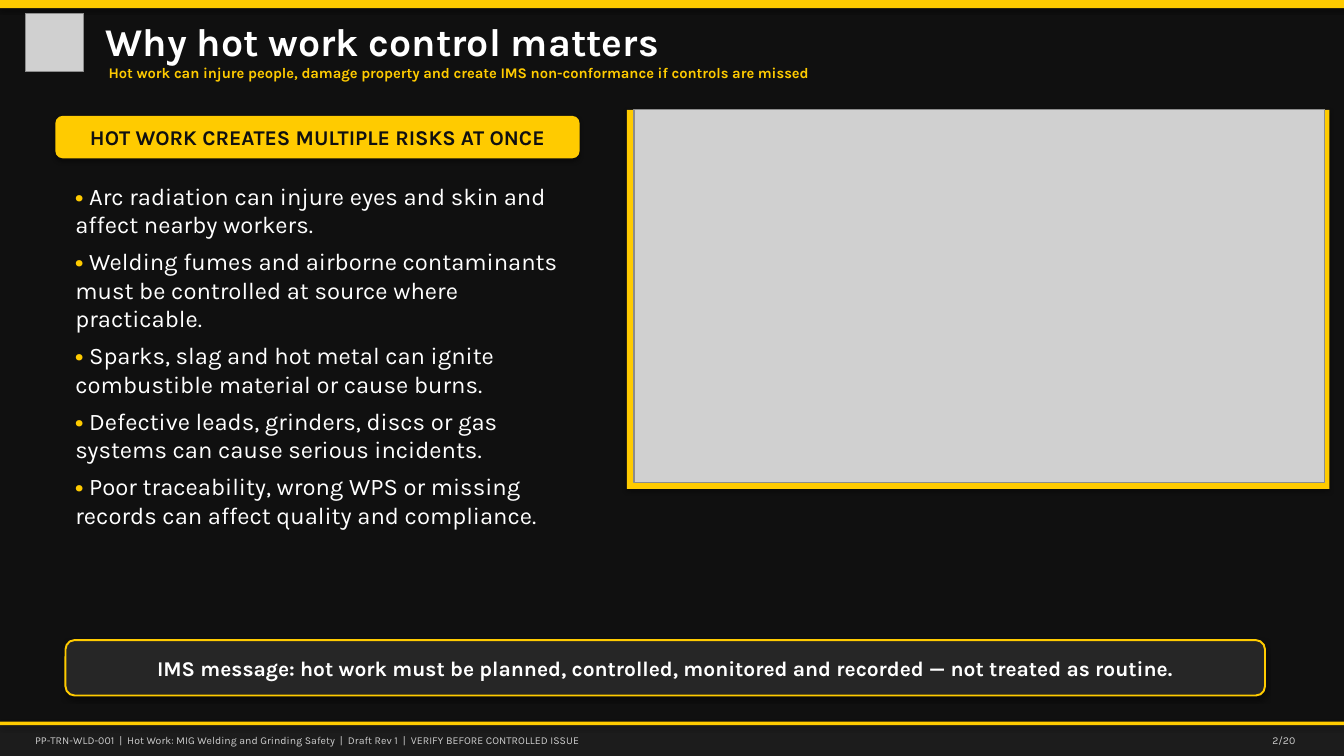
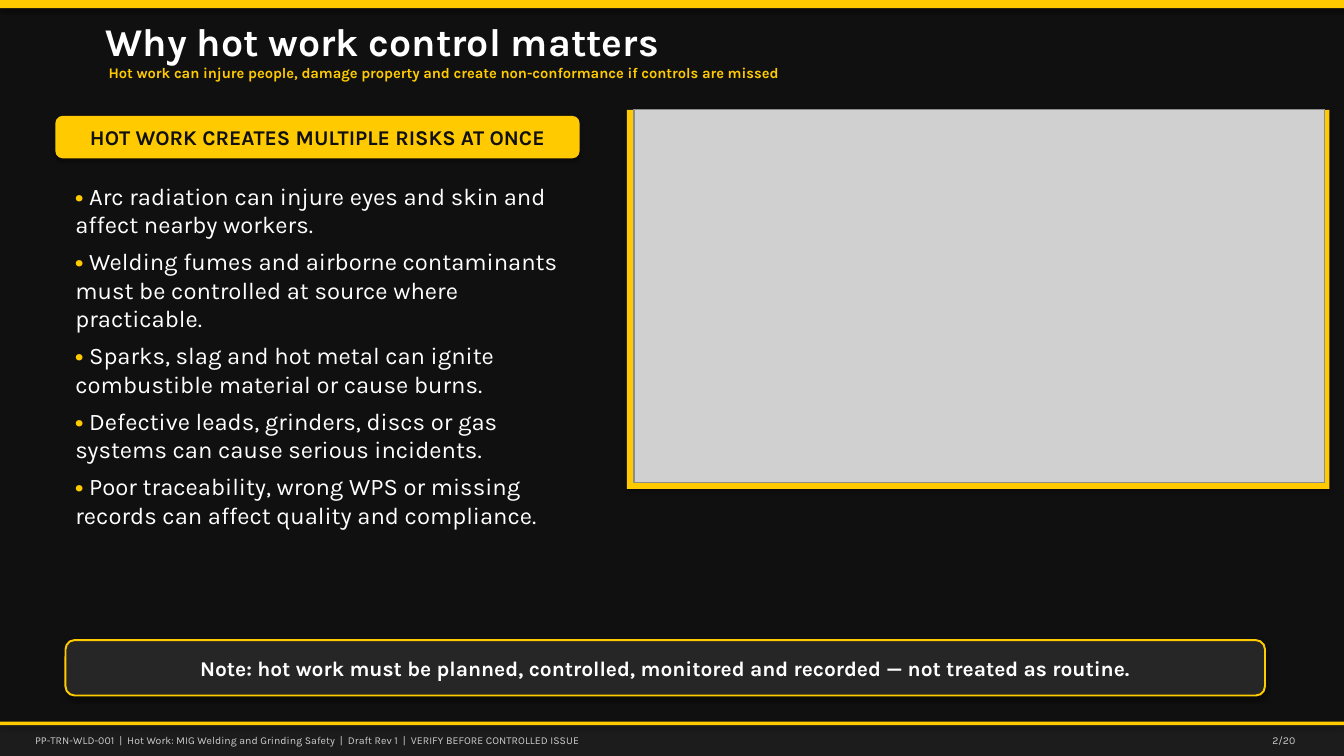
Before and after one commit to jaysonsugpatanjs-hub/jaysonsugpatanjs-hub.github.io, a slide deck: slide 2 of training/ppt/pp-trn-wld-001/source.pptx. Drawn at 1344x756 pixels with LibreOffice and Linux fonts; fonts in the diff are those of the drawing; grey boxes stand for pictures. Boxes give left, top, right and bottom in pixels: in the first picture for what was removed or moved away, otherwise in the second. Text is boxed around its words. In the diff, an @@ line names an element or a change of style, - is before the commit and + after.

```diff
--- a/training/ppt/pp-trn-wld-001/source.pptx
+++ b/training/ppt/pp-trn-wld-001/source.pptx
@@ picture removed at bbox=[25, 13, 84, 72] @@
@@ text at bbox=[109, 64, 779, 82]: text changed @@
-Hot work can injure people, damage property and create IMS non-conformance if controls are missed
+Hot work can injure people, damage property and create non-conformance if controls are missed
@@ text in rounded rectangle at bbox=[200, 661, 1129, 681]: text changed @@
-IMS message: hot work must be planned, controlled, monitored and recorded — not treated as routine.
+Note: hot work must be planned, controlled, monitored and recorded — not treated as routine.
```
Also in this commit, not shown: 18 other slides changed, 4 other files.
